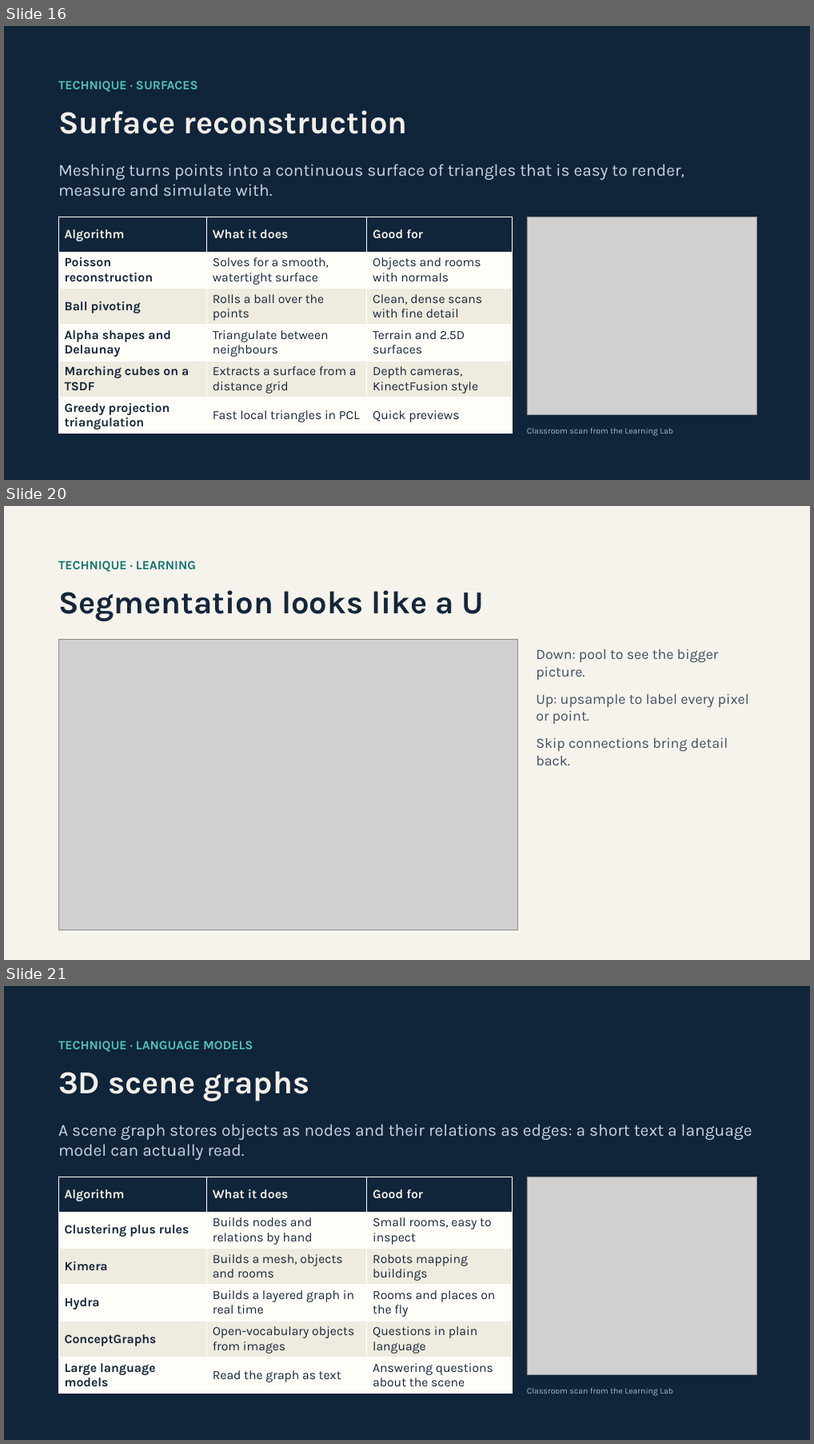
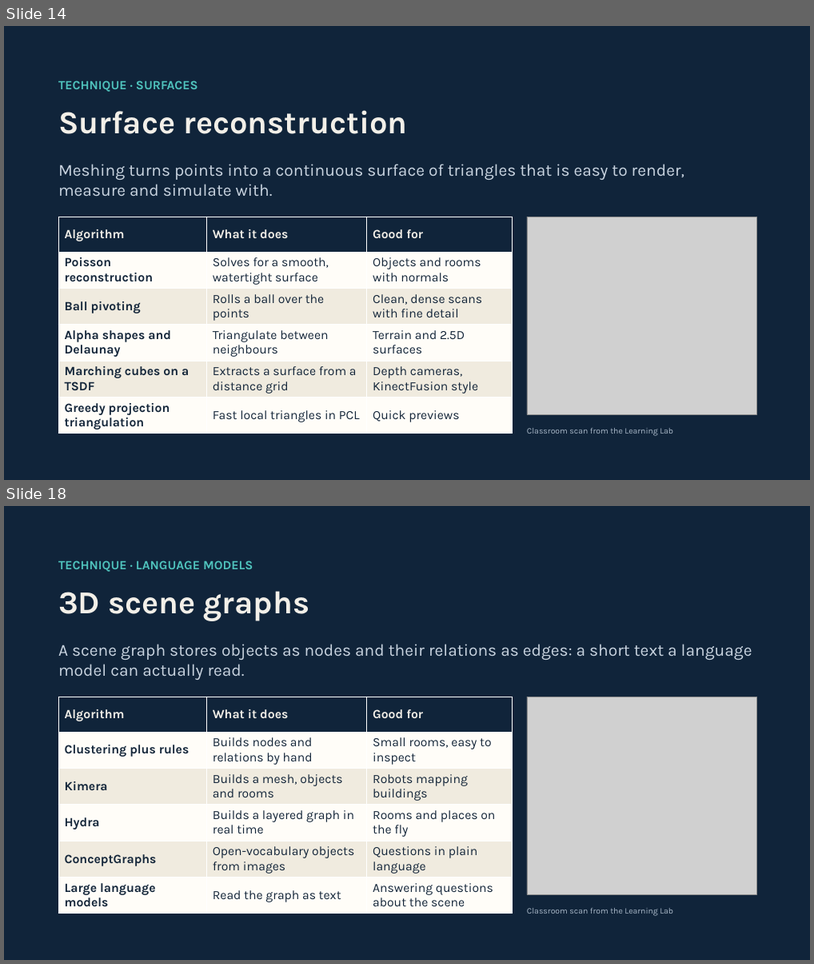
Before and after one commit to maninka123/lidar-learning-lab, a slide deck: presentation/LiDAR_Workshop_Slides.pptx. Shown one above the other, each under a label of ours: slides 16, 20 and 21 before the commit, slides 14 and 18 after it; the slides between them are not shown. The pictures are 814x1444 and 814x964 pixels, drawn with LibreOffice and Linux fonts; fonts in the diff are those of the drawing; grey boxes stand for pictures. Boxes give left, top, right and bottom in pixels: in the first picture for what was removed or moved away, otherwise in the second. Text is boxed around its words. In the diff, an @@ line names an element or a change of style, - is before the commit and + after.

Commit message:
Slides: unsupervised and supervised learning in three slides, with algorithm names

```diff
--- a/presentation/LiDAR_Workshop_Slides.pptx
+++ b/presentation/LiDAR_Workshop_Slides.pptx
@@ slide 20 removed at (x1=4, y1=506, x2=810, y2=960), background #F6F3EC @@
@@ text removed at (x1=58, y1=560, x2=196, y2=572) @@
-TECHNIQUE · LEARNING
@@ text removed at (x1=58, y1=590, x2=485, y2=621) @@
-Segmentation looks like a U
@@ picture removed at (x1=58, y1=639, x2=518, y2=929) @@
@@ text removed at (x1=536, y1=649, x2=750, y2=765) @@
-Down: pool to see the bigger picture.
-Up: upsample to label every pixel or point.
-Skip connections bring detail back.
@@ what was slide 16 is now slide 14 @@
@@ what was slide 21 is now slide 18 @@
```
Also in this commit, not shown: 5 slides changed, 3 slides added, 5 other slides removed, 1 other file.
